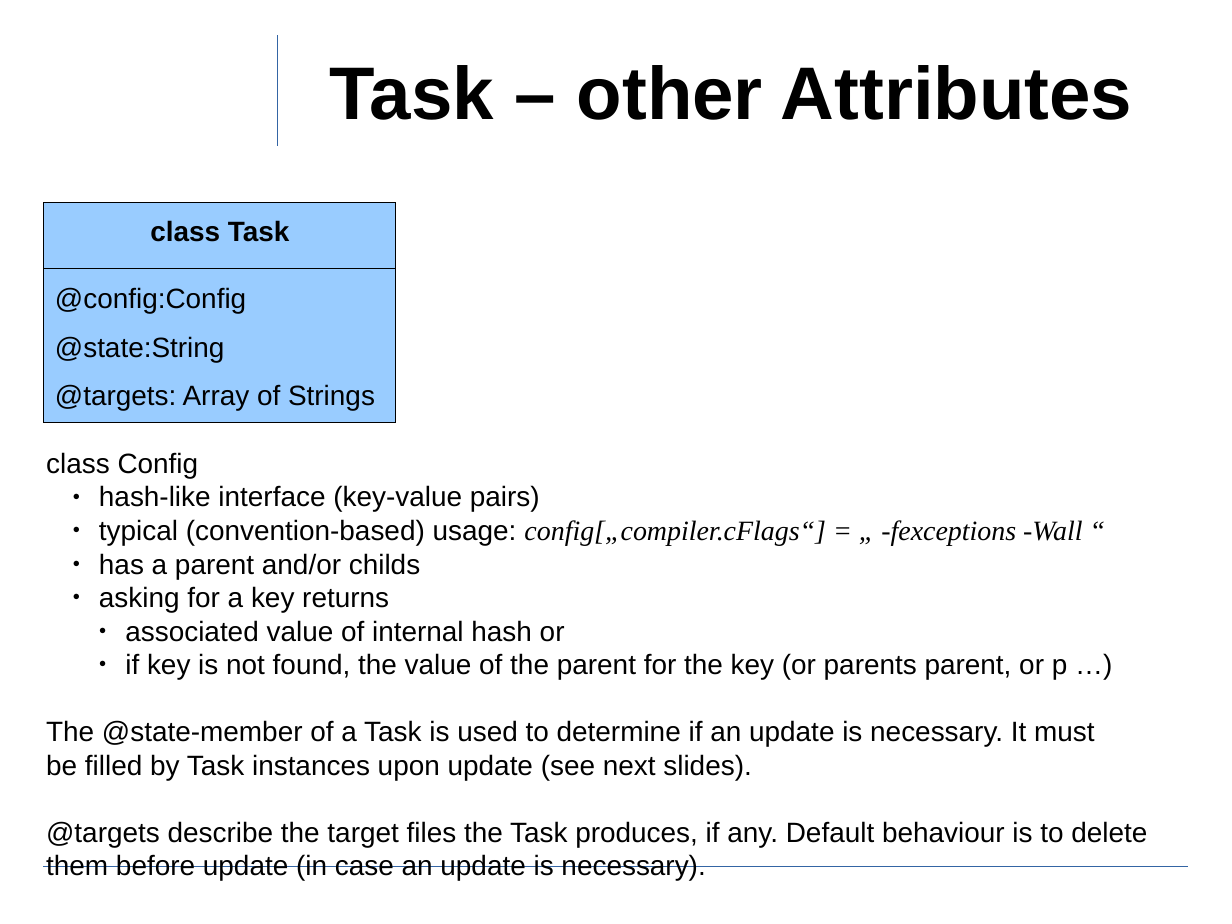
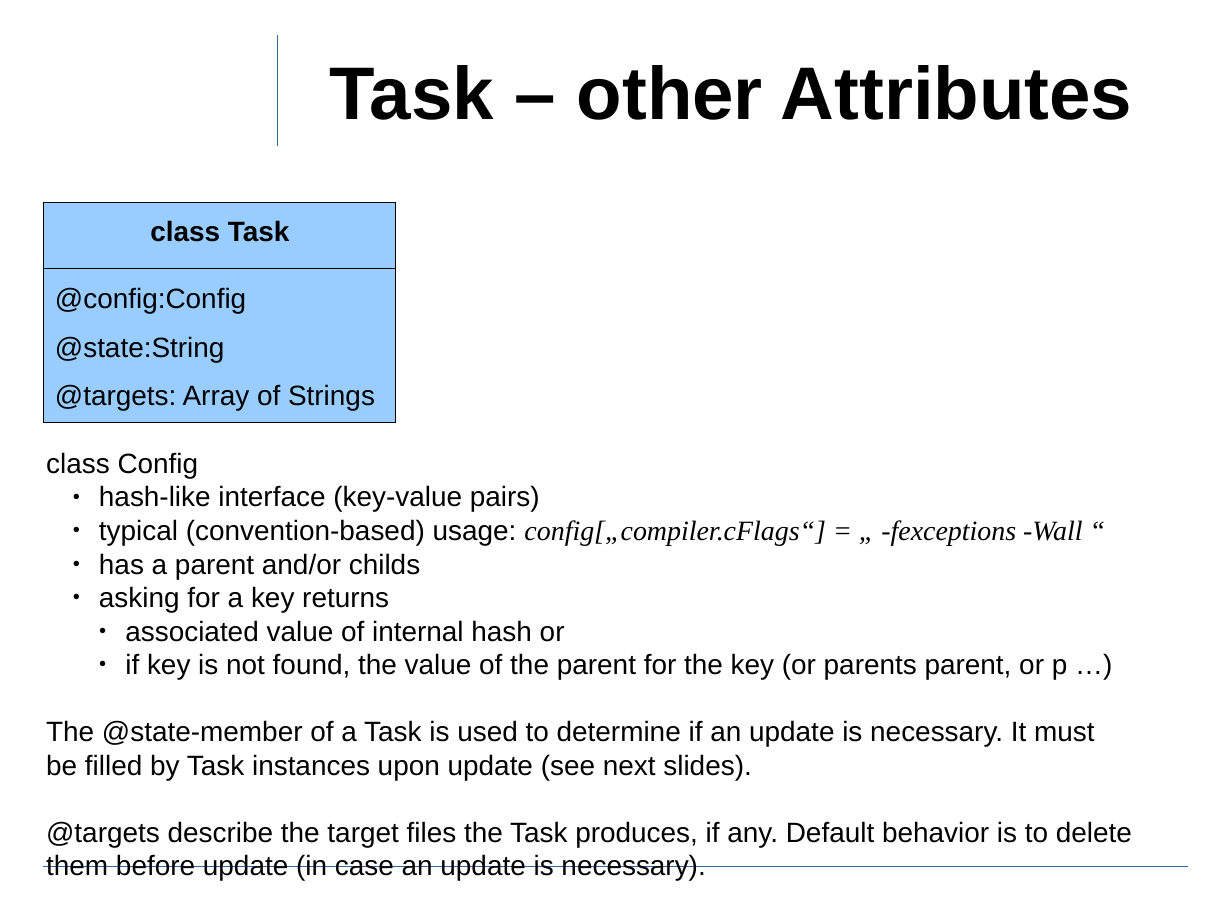
Before and after one commit to ewuenf/Makr, a slide deck: slide 8 of doc/concepts/Makr_Concepts.01.odp. Drawn at 1232x924 pixels with LibreOffice and Linux fonts; fonts in the diff are those of the drawing; background and template pictures are left out. Boxes give left, top, right and bottom in pixels: in the first picture for what was removed or moved away, otherwise in the second. Text is boxed around its words. In the diff, an @@ line names an element or a change of style, - is before the commit and + after.

```diff
--- a/doc/concepts/Makr_Concepts.01.odp
+++ b/doc/concepts/Makr_Concepts.01.odp
@@ text at (x1=46, y1=821, x2=1132, y2=847): text changed @@
-@targets describe the target files the Task produces, if any. Default behaviour is to delete
+@targets describe the target files the Task produces, if any. Default behavior is to delete
```
Also in this commit, not shown: 6 other slides changed, 1 slide added, 1 other file.
